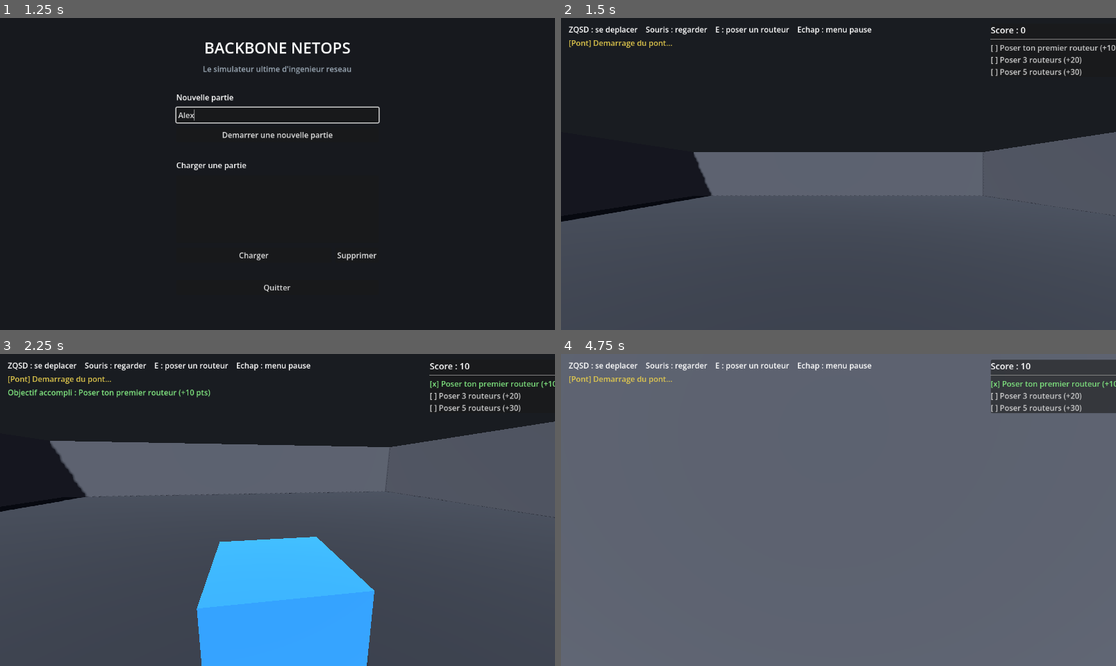
Above: before the commit, frames 1-4 (two rows, left to right).
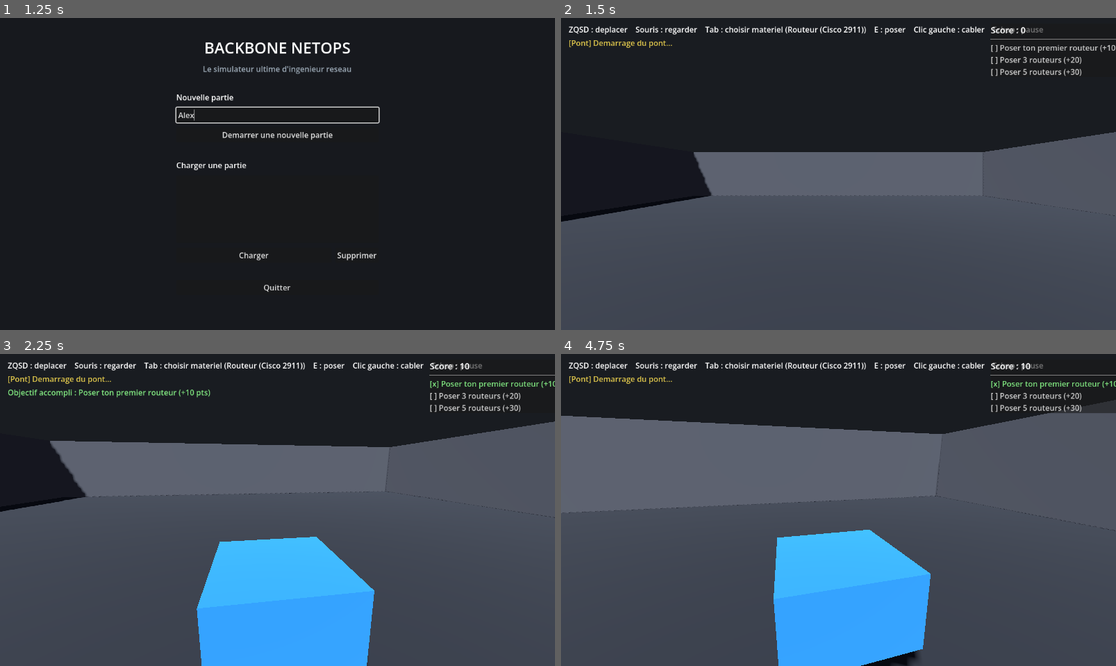
Above: after the commit, the same moments.

Repository: rme28/Backbone-NetOps
Game: Godot game, scene res://scenes/ui/menu.tscn
The game is run twice, just before and just after one commit, with the same random seed, the same clock (stepped at 60 frames per second) and the same inputs.
Inputs (mouse positions are in pixels of both pictures, inside the frame that each line leads up to):
- Up to frame 1 (1.25 s): click (277, 114) at 0.52 s; type "Alex" at 0.6 s
- Up to frame 2 (1.5 s): click "Demarrer une nouvelle partie" at 1.25 s
- Up to frame 3 (2.25 s): tap Enter at 2 s; move the mouse to (305, 510) at 2.02 s; hold W (move_forward) from 2.03 s (still down); hold E (interact) from 2.03 s (still down); click (305, 510) at 2.17 s
- Up to frame 4 (4.75 s): keep holding W (move_forward); tap Tab at 2.3, 2.85 s; move the mouse to (810, 510) at 2.77 s; release E (interact) at 2.78 s; click (810, 510) at 2.92 s; tap 1 at 3.05, 3.6 s; move the mouse to (849, 503) at 3.52 s; click (849, 503) at 3.67 s; tap 9 at 3.8, 4.35 s; move the mouse to (832, 516) at 4.27 s; click (832, 516) at 4.42 s; tap E (interact) at 4.55 s

Frame 1 is identical in both runs. In frame 2, 0.9% of the frame differs, in the area x 6-87%, y 2-6%; in frame 3, 0.9%; in frame 4, 66%, in the area x 0-100%, y 0-100%.

Commit message:
Palette d'equipements, cablage a la souris, et catalogue PT complet
- Catalogue d'equipements pilote par donnees (resources/equipment/devices.json) :
  routeur, switch, PC. Tab ouvre la palette, touches 1-9 pour choisir.
- Chaque equipement pose a desormais une collision + son nom en metadata, pour
  pouvoir le viser.
- Cablage : viser un equipement + clic gauche = debut du cable, viser un 2e +
  clic = fin du cable. Interface libre choisie automatiquement de chaque cote
  (scripts/network/interfaces.gd). Cable dessine en 3D entre les deux appareils.
- Nouvel evenement "add_link" dans le journal, rejoue comme "place_device".
- Nouvelle action bridge getDeviceCatalog : lit deviceTypes/allDeviceTypes
  depuis PT pour exposer son catalogue complet (151 modeles, 39 categories),
  base pour une future palette enrichie. Pas encore branche cote jeu.

Test en jeu (pose switch/PC/routeur, cablage, sauvegarde/rejeu) : fonctionnel.

Diff:
--- /dev/null
+++ b/game/resources/equipment/devices.json
@@ -0,0 +1,5 @@
+[
+	{"id": "router", "label": "Routeur (Cisco 2911)", "pt_model": "2911"},
+	{"id": "switch", "label": "Switch (Cisco 2960-24TT)", "pt_model": "2960-24TT"},
+	{"id": "pc", "label": "PC", "pt_model": "PC-PT"}
+]
--- /dev/null
+++ b/game/scripts/equipment/catalog.gd
@@ -0,0 +1,23 @@
+class_name EquipmentCatalog
+extends RefCounted
+## Charge le catalogue d'equipements posables depuis resources/equipment/devices.json.
+## Pour ajouter un nouveau materiel : ajouter une entree au JSON (id, label, pt_model),
+## et si besoin son cablage dans scripts/network/interfaces.gd. Aucun code a toucher
+## ailleurs pour un materiel deja gere par PTBuilder (modeles valides : voir bridge/README.md).
+
+const PATH := "res://resources/equipment/devices.json"
+
+
+static func load_all() -> Array[Dictionary]:
+	var out: Array[Dictionary] = []
+	var f := FileAccess.open(PATH, FileAccess.READ)
+	if f == null:
+		push_error("[equipment] catalogue introuvable : %s" % PATH)
+		return out
+	var data: Variant = JSON.parse_string(f.get_as_text())
+	f.close()
+	if typeof(data) == TYPE_ARRAY:
+		for entry in data:
+			if typeof(entry) == TYPE_DICTIONARY:
+				out.append(entry)
+	return out
--- /dev/null
+++ b/game/scripts/network/interfaces.gd
@@ -0,0 +1,21 @@
+class_name DeviceInterfaces
+extends RefCounted
+## Table des interfaces disponibles par categorie d'equipement, pour le cablage
+## automatique (le jeu choisit la premiere interface libre de chaque cote, pas
+## de selection manuelle d'interface pour rester simple). A completer si un
+## nouveau modele de materiel est ajoute au catalogue (voir scripts/equipment/catalog.gd).
+
+const BY_CATEGORY := {
+	"router": ["GigabitEthernet0/0", "GigabitEthernet0/1", "GigabitEthernet0/2"],
+	"switch": ["GigabitEthernet0/1", "GigabitEthernet0/2", "GigabitEthernet0/3", "GigabitEthernet0/4", "GigabitEthernet0/5"],
+	"pc": ["FastEthernet0"],
+}
+
+
+## Premiere interface non utilisee pour cette categorie, ou "" si toutes sont prises.
+static func next_free(category: String, used: Array) -> String:
+	var all: Array = BY_CATEGORY.get(category, [])
+	for iface in all:
+		if not (iface in used):
+			return iface
+	return ""
--- a/game/scripts/world/server_room.gd
+++ b/game/scripts/world/server_room.gd
@@ -1,28 +1,43 @@
 extends Node3D
 ## Salle 3D + boucle d'interaction. Construit la salle par code (aucune manip
-## souris necessaire). Chaque pose d'equipement est un EVENEMENT : applique
-## visuellement, envoye a Packet Tracer, et enregistre dans GameState pour la
-## sauvegarde par rejeu. Au chargement d'une partie, les evenements sont rejoues.
+## souris necessaire). Chaque pose d'equipement / cablage est un EVENEMENT :
+## applique visuellement, envoye a Packet Tracer, et enregistre dans GameState
+## pour la sauvegarde par rejeu. Au chargement d'une partie, les evenements
+## sont rejoues.
 
 const MENU_SCENE := "res://scenes/ui/menu.tscn"
-
-var device_count := 0
+const CABLE_MAX_DISTANCE := 8.0
+
 var _paused := false
 var _pt_replayed := false
 
 var _player: CharacterBody3D
 var _status_label: Label
 var _feedback_label: Label
+var _help_label: Label
 var _pause_menu: CanvasLayer
 var _score_label: Label
 var _objectives_list: VBoxContainer
 
+# --- Equipements / cablage -----------------------------------------------------
+var _catalog: Array[Dictionary] = []
+var _selected_index := 0
+var _palette_layer: CanvasLayer
+var _palette_open := false
+var _type_counters: Dictionary = {}       # category -> compteur (pour les noms GameR1, GameSW1...)
+var _device_categories: Dictionary = {}   # device_name -> category
+var _device_positions: Dictionary = {}    # device_name -> Vector3
+var _used_interfaces: Dictionary = {}     # device_name -> Array[String]
+var _cable_start: String = ""
+
 
 func _ready() -> void:
 	_player = $Player
+	_catalog = EquipmentCatalog.load_all()
 	_build_environment()
 	_build_room()
 	_build_ui()
+	_build_palette()
 	_build_objectives_panel()
 	_build_pause_menu()
 
@@ -92,10 +107,9 @@
 func _build_ui() -> void:
 	var layer := CanvasLayer.new()
 
-	var help := Label.new()
-	help.text = "ZQSD : se deplacer    Souris : regarder    E : poser un routeur    Echap : menu pause"
-	help.position = Vector2(16, 12)
-	layer.add_child(help)
+	_help_label = Label.new()
+	_help_label.position = Vector2(16, 12)
+	layer.add_child(_help_label)
 
 	_status_label = Label.new()
 	_status_label.position = Vector2(16, 40)
@@ -107,6 +121,44 @@
 	layer.add_child(_feedback_label)
 
 	add_child(layer)
+	_update_help_text()
+
+
+func _update_help_text() -> void:
+	var selected := "?"
+	if not _catalog.is_empty():
+		selected = _catalog[_selected_index]["label"]
+	_help_label.text = (
+		"ZQSD : deplacer    Souris : regarder    Tab : choisir materiel (%s)    "
+		+ "E : poser    Clic gauche : cabler    Echap : pause"
+	) % selected
+
+
+func _build_palette() -> void:
+	_palette_layer = CanvasLayer.new()
+	_palette_layer.visible = false
+	add_child(_palette_layer)
+
+	var panel := PanelContainer.new()
+	panel.set_anchors_preset(Control.PRESET_CENTER)
+	panel.position = Vector2(-140, -100)
+	panel.custom_minimum_size = Vector2(280, 0)
+	_palette_layer.add_child(panel)
+
+	var vbox := VBoxContainer.new()
+	vbox.add_theme_constant_override("separation", 6)
+	panel.add_child(vbox)
+
+	var title := Label.new()
+	title.text = "Choisir le materiel a poser"
+	title.horizontal_alignment = HORIZONTAL_ALIGNMENT_CENTER
+	vbox.add_child(title)
+	vbox.add_child(HSeparator.new())
+
+	for i in range(_catalog.size()):
+		var row := Label.new()
+		row.text = "%d - %s" % [i + 1, _catalog[i]["label"]]
+		vbox.add_child(row)
 
 
 func _build_objectives_panel() -> void:
@@ -195,13 +247,10 @@
 
 # --- Sauvegarde / rejeu -------------------------------------------------------
 
-## Reconstruit les cubes 3D depuis le journal (sans toucher a PT).
+## Reconstruit les cubes 3D et les cables depuis le journal (sans toucher a PT).
 func _rebuild_visuals_from_save() -> void:
-	device_count = 0
 	for event in GameState.events:
-		if event.get("type", "") == "place_device":
-			device_count += 1
-			_apply_event_visual(event)
+		_apply_event_visual(event)
 
 
 ## Synchronise Packet Tracer avec l'etat du jeu, une fois le pont pret :
@@ -222,7 +271,21 @@
 	match event.get("type", ""):
 		"place_device":
 			var wp: Array = event.get("world_pos", [0, 0.5, 0])
-			_spawn_device_mesh(Vector3(wp[0], wp[1], wp[2]))
+			var pos := Vector3(wp[0], wp[1], wp[2])
+			var device_name: String = event.get("name", "")
+			var category: String = event.get("category", "router")
+			_spawn_device_mesh(pos, device_name)
+			_device_categories[device_name] = category
+			_device_positions[device_name] = pos
+			var count: int = _type_counters.get(category, 0) + 1
+			_type_counters[category] = count
+		"add_link":
+			var dev1: String = event.get("dev1", "")
+			var dev2: String = event.get("dev2", "")
+			_mark_interface_used(dev1, event.get("iface1", ""))
+			_mark_interface_used(dev2, event.get("iface2", ""))
+			if _device_positions.has(dev1) and _device_positions.has(dev2):
+				_draw_cable(_device_positions[dev1], _device_positions[dev2])
 
 
 func _apply_event_pt(event: Dictionary) -> void:
@@ -232,27 +295,99 @@
 				event.get("name", ""), event.get("model", "2911"),
 				int(event.get("pt_x", 100)), int(event.get("pt_y", 100))
 			)
-
-
-func _spawn_device_mesh(pos: Vector3) -> void:
-	var box := MeshInstance3D.new()
+		"add_link":
+			Bridge.add_link(
+				event.get("dev1", ""), event.get("iface1", ""),
+				event.get("dev2", ""), event.get("iface2", ""),
+				event.get("cable", "straight"),
+			)
+
+
+func _mark_interface_used(device_name: String, iface: String) -> void:
+	if iface.is_empty():
+		return
+	var used: Array = _used_interfaces.get(device_name, [])
+	if not (iface in used):
+		used.append(iface)
+	_used_interfaces[device_name] = used
+
+
+func _spawn_device_mesh(pos: Vector3, device_name: String) -> void:
+	# StaticBody3D nomme + collision, pour pouvoir viser/cliquer l'equipement (cablage).
+	var body := StaticBody3D.new()
+	body.name = device_name if not device_name.is_empty() else "Device"
+	body.set_meta("device_name", device_name)
+
+	var mesh_inst := MeshInstance3D.new()
 	var mesh := BoxMesh.new()
 	mesh.size = Vector3(1, 0.6, 1)
 	var mat := StandardMaterial3D.new()
 	mat.albedo_color = Color(0.2, 0.6, 0.9)
 	mesh.material = mat
-	box.mesh = mesh
-	add_child(box)
-	box.global_position = pos
+	mesh_inst.mesh = mesh
+	body.add_child(mesh_inst)
+
+	var col := CollisionShape3D.new()
+	var shape := BoxShape3D.new()
+	shape.size = Vector3(1, 0.6, 1)
+	col.shape = shape
+	body.add_child(col)
+
+	add_child(body)
+	body.global_position = pos
+
+
+func _draw_cable(a: Vector3, b: Vector3) -> void:
+	var mesh_inst := MeshInstance3D.new()
+	var mesh := CylinderMesh.new()
+	mesh.top_radius = 0.03
+	mesh.bottom_radius = 0.03
+	mesh.height = a.distance_to(b)
+	var mat := StandardMaterial3D.new()
+	mat.albedo_color = Color(0.9, 0.75, 0.1)
+	mesh.material = mat
+	mesh_inst.mesh = mesh
+	add_child(mesh_inst)
+
+	mesh_inst.global_position = (a + b) / 2.0
+	var dir := (b - a).normalized()
+	if abs(dir.dot(Vector3.UP)) < 0.999:
+		mesh_inst.look_at(b, Vector3.UP)
+		mesh_inst.rotate_object_local(Vector3.RIGHT, PI / 2.0)
 
 
 # --- Entrees ------------------------------------------------------------------
 
 func _unhandled_input(event: InputEvent) -> void:
 	if event.is_action_pressed("ui_cancel"):
-		_toggle_pause()
-	elif not _paused and event.is_action_pressed("interact"):
+		if _palette_open:
+			_close_palette()
+		else:
+			_toggle_pause()
+		return
+
+	if _paused:
+		return
+
+	if event is InputEventKey and event.pressed and not event.echo:
+		if event.keycode == KEY_TAB:
+			_toggle_palette()
+			return
+		if _palette_open and event.keycode >= KEY_1 and event.keycode <= KEY_9:
+			var idx: int = event.keycode - KEY_1
+			if idx < _catalog.size():
+				_selected_index = idx
+				_update_help_text()
+				_close_palette()
+			return
+
+	if _palette_open:
+		return
+
+	if event.is_action_pressed("interact"):
 		_place_device()
+	elif event is InputEventMouseButton and event.pressed and event.button_index == MOUSE_BUTTON_LEFT:
+		_handle_cable_click()
 
 
 func _toggle_pause() -> void:
@@ -261,25 +396,107 @@
 	_player.set_active(not _paused)
 
 
+func _toggle_palette() -> void:
+	_palette_open = not _palette_open
+	_palette_layer.visible = _palette_open
+
+
+func _close_palette() -> void:
+	_palette_open = false
+	_palette_layer.visible = false
+
+
 func _place_device() -> void:
-	device_count += 1
-	var dev_name := "GameR%d" % device_count
+	if _catalog.is_empty():
+		return
+	var entry := _catalog[_selected_index]
+	var category: String = entry["id"]
+	var count: int = _type_counters.get(category, 0) + 1
+	var dev_name := "%s%d" % [_name_prefix(category), count]
+
 	var forward := -_player.global_transform.basis.z
 	var pos := _player.global_position + forward * 2.5
 	pos.y = 0.5
 
+	var total_devices := _device_categories.size() + 1
 	var event := {
 		"type": "place_device",
 		"name": dev_name,
-		"model": "2911",
-		"pt_x": 100 + device_count * 60,
+		"model": entry["pt_model"],
+		"category": category,
+		"pt_x": 100 + total_devices * 60,
 		"pt_y": 100,
 		"world_pos": [pos.x, pos.y, pos.z],
 	}
 	_apply_event_visual(event)
 	_apply_event_pt(event)
 	GameState.record(event)
-	print("[game] pose %s" % dev_name)
+	print("[game] pose %s (%s)" % [dev_name, entry["label"]])
+
+
+func _name_prefix(category: String) -> String:
+	match category:
+		"router": return "GameR"
+		"switch": return "GameSW"
+		"pc": return "GamePC"
+		_: return "GameDev"
+
+
+## Viser un equipement + clic = debut du cable ; viser un 2e + clic = fin du cable.
+func _handle_cable_click() -> void:
+	var target := _raycast_device_name()
+	if target.is_empty():
+		return
+
+	if _cable_start.is_empty():
+		_cable_start = target
+		_flash_feedback("Cable : vise le 2e equipement (%s)" % target)
+		return
+
+	if target == _cable_start:
+		_flash_feedback("Choisis un equipement different pour l'autre bout du cable")
+		return
+
+	_create_link(_cable_start, target)
+	_cable_start = ""
+
+
+func _create_link(dev1: String, dev2: String) -> void:
+	var cat1: String = _device_categories.get(dev1, "router")
+	var cat2: String = _device_categories.get(dev2, "router")
+	var iface1 := DeviceInterfaces.next_free(cat1, _used_interfaces.get(dev1, []))
+	var iface2 := DeviceInterfaces.next_free(cat2, _used_interfaces.get(dev2, []))
+
+	if iface1.is_empty() or iface2.is_empty():
+		_flash_feedback("Plus d'interface libre sur %s" % (dev1 if iface1.is_empty() else dev2))
+		return
+
+	var event := {
+		"type": "add_link",
+		"dev1": dev1, "iface1": iface1,
+		"dev2": dev2, "iface2": iface2,
+		"cable": "straight",
+	}
+	_apply_event_visual(event)
+	_apply_event_pt(event)
+	GameState.record(event)
+	_flash_feedback("Cable : %s (%s) <-> %s (%s)" % [dev1, iface1, dev2, iface2])
+	print("[game] cable %s(%s) <-> %s(%s)" % [dev1, iface1, dev2, iface2])
+
+
+func _raycast_device_name() -> String:
+	var space_state := get_world_3d().direct_space_state
+	var cam := _player.get_node("Camera3D") as Camera3D
+	var from := cam.global_position
+	var to := from + (-cam.global_transform.basis.z) * CABLE_MAX_DISTANCE
+	var query := PhysicsRayQueryParameters3D.create(from, to)
+	var hit := space_state.intersect_ray(query)
+	if hit.is_empty():
+		return ""
+	var collider = hit.get("collider")
+	if collider and collider.has_meta("device_name"):
+		return collider.get_meta("device_name")
+	return ""
 
 
 # --- Callbacks UI -------------------------------------------------------------
Not shown, added: game/scripts/equipment/catalog.gd.uid
Not shown, added: game/scripts/network/interfaces.gd.uid
Not shown, changed: CHANGELOG.md
Not shown, changed: bridge/README.md
Not shown, changed: bridge/commands.py
